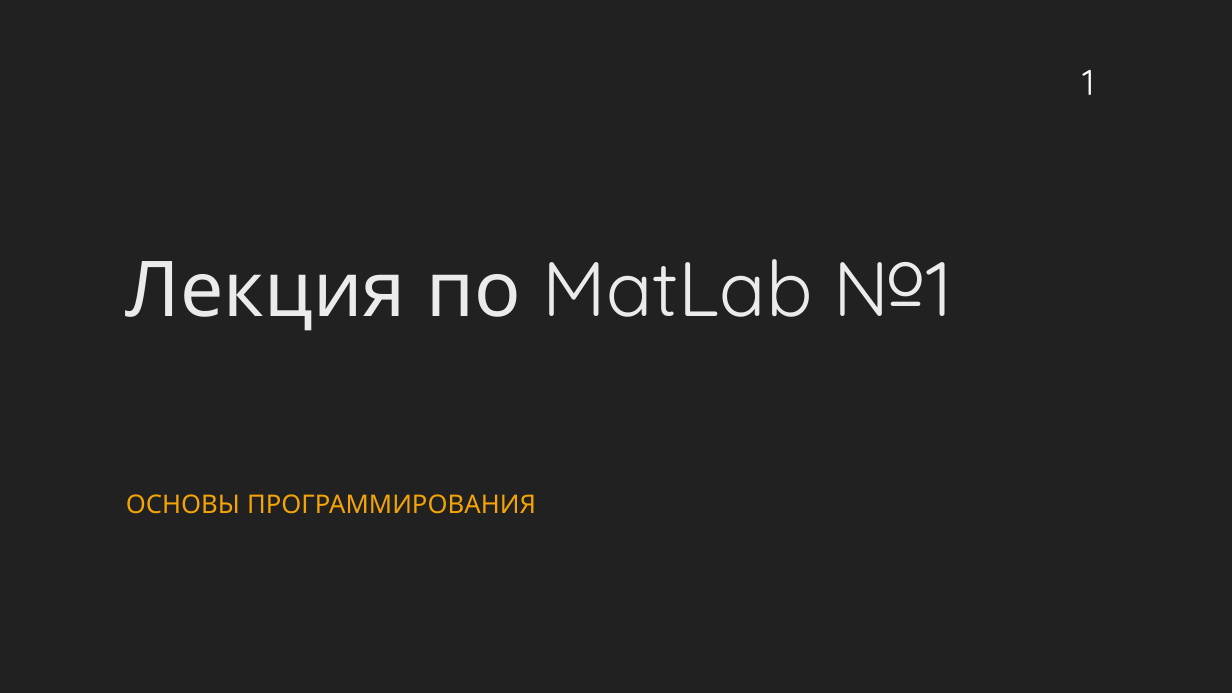
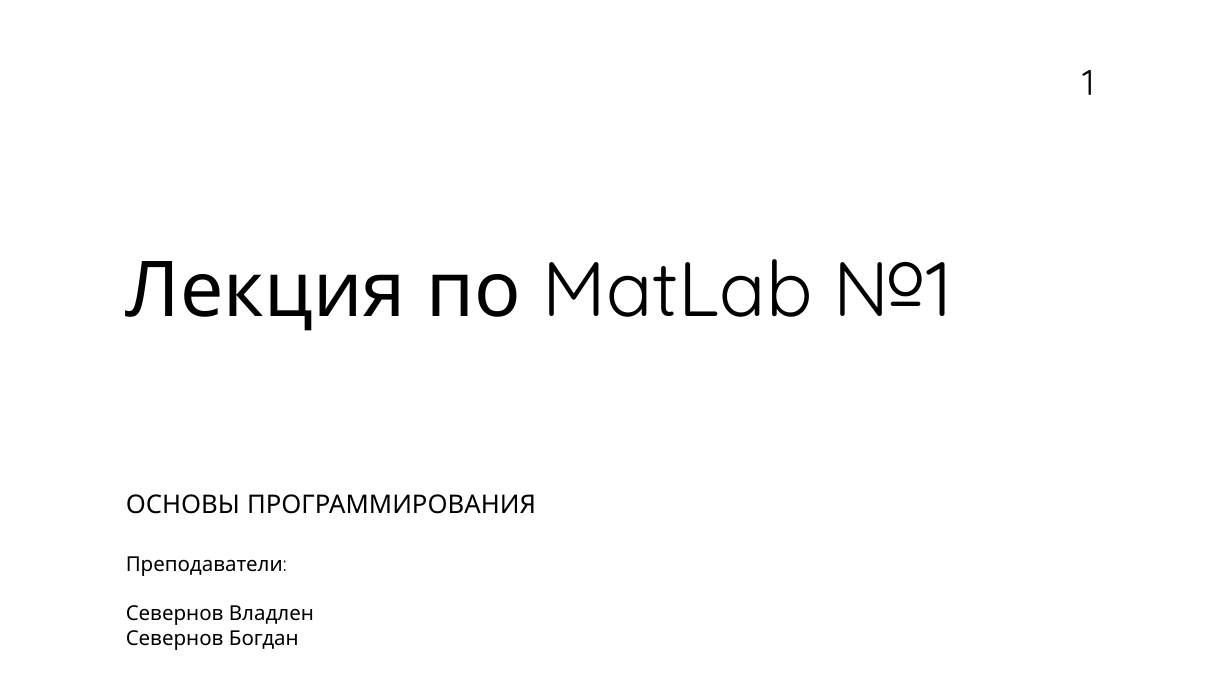
Before and after one commit to vsevernov/calculation-methods, a slide deck: slide 1 of 2023-2024/lectures/Лекция по MatLab №1.pptx. Drawn at 1232x693 pixels with LibreOffice and Linux fonts; fonts in the diff are those of the drawing. Boxes give left, top, right and bottom in pixels: in the first picture for what was removed or moved away, otherwise in the second. Text is boxed around its words. In the diff, an @@ line names an element or a change of style, - is before the commit and + after.

Commit message:
add lec 1

```diff
--- a/2023-2024/lectures/Лекция по MatLab №1.pptx
+++ b/2023-2024/lectures/Лекция по MatLab №1.pptx
@@ background #212121 to #FFFFFF @@
@@ page number at [1082,70,1094,95]: text colour #FFFFFF to #000000 @@
@@ text "Лекция по MatLab №1" at [126,259,952,331]: text colour #EBEBEB to #000000 @@
@@ text "ОСНОВЫ ПРОГРАММИРОВАНИЯ" at [126,494,536,514]: text colour #F5A408 to #000000 @@
@@ text added at [126,556,314,650], 16 pt, text #000000 @@
+Преподаватели:
+Севернов Владлен
+Севернов Богдан
```
Also in this commit, not shown: 5 other slides changed, 2 slides added, 15 slides removed.
